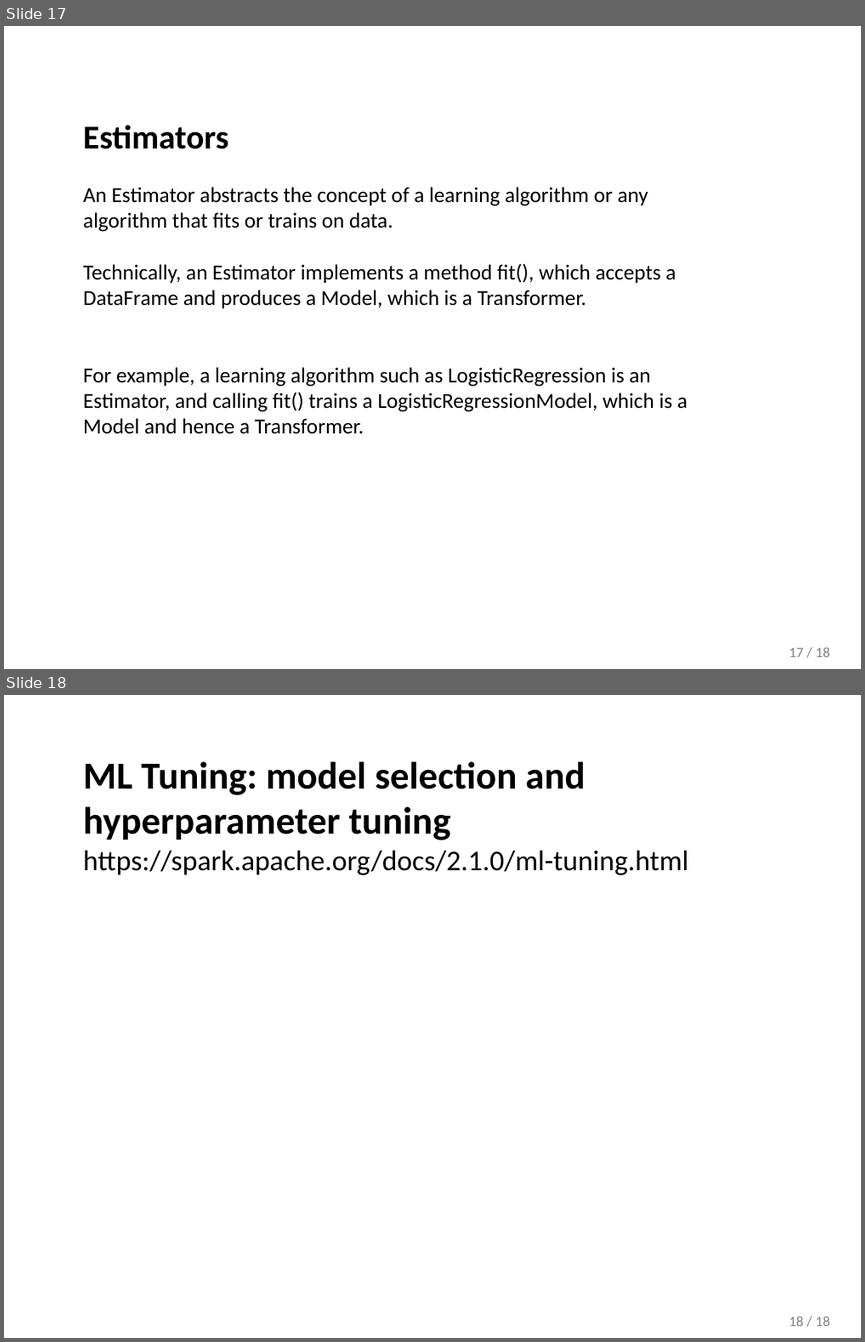
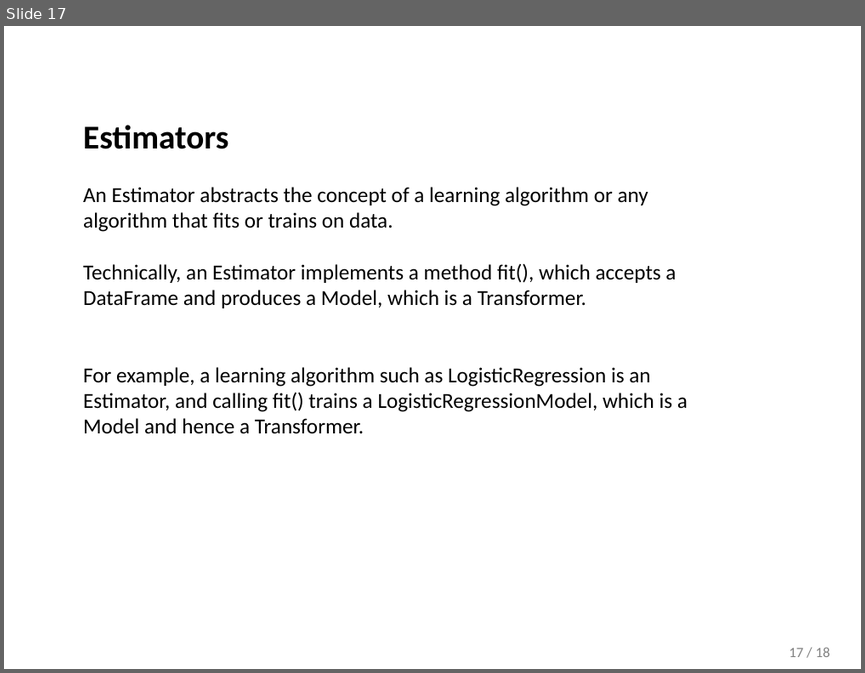
Before and after one commit to MasterMSTC/PySpark_DataFrames_MLib, a slide deck: MLLab_Pipelines_MLib_Spark.pptx. Shown one above the other, each under a label of ours: slides 17 and 18 before the commit, slide 17 after it. The pictures are 865x1342 and 865x673 pixels, drawn with LibreOffice and Linux fonts; fonts in the diff are those of the drawing; background and template pictures are left out. Boxes give left, top, right and bottom in pixels: in the first picture for what was removed or moved away, otherwise in the second. Text is boxed around its words. In the diff, an @@ line names an element or a change of style, - is before the commit and + after.

```diff
--- a/MLLab_Pipelines_MLib_Spark.pptx
+++ b/MLLab_Pipelines_MLib_Spark.pptx
@@ slide 18 removed at box(4, 695, 861, 1338), background #FFFFFF; not listed: 1 template element that a slide beside it also shows @@
@@ text removed at box(83, 761, 688, 875) @@
-ML Tuning: model selection and hyperparameter tuning
-https://spark.apache.org/docs/2.1.0/ml-tuning.html
```
Also in this commit, not shown: 2 slides changed, 1 slide added, 1 other file.
